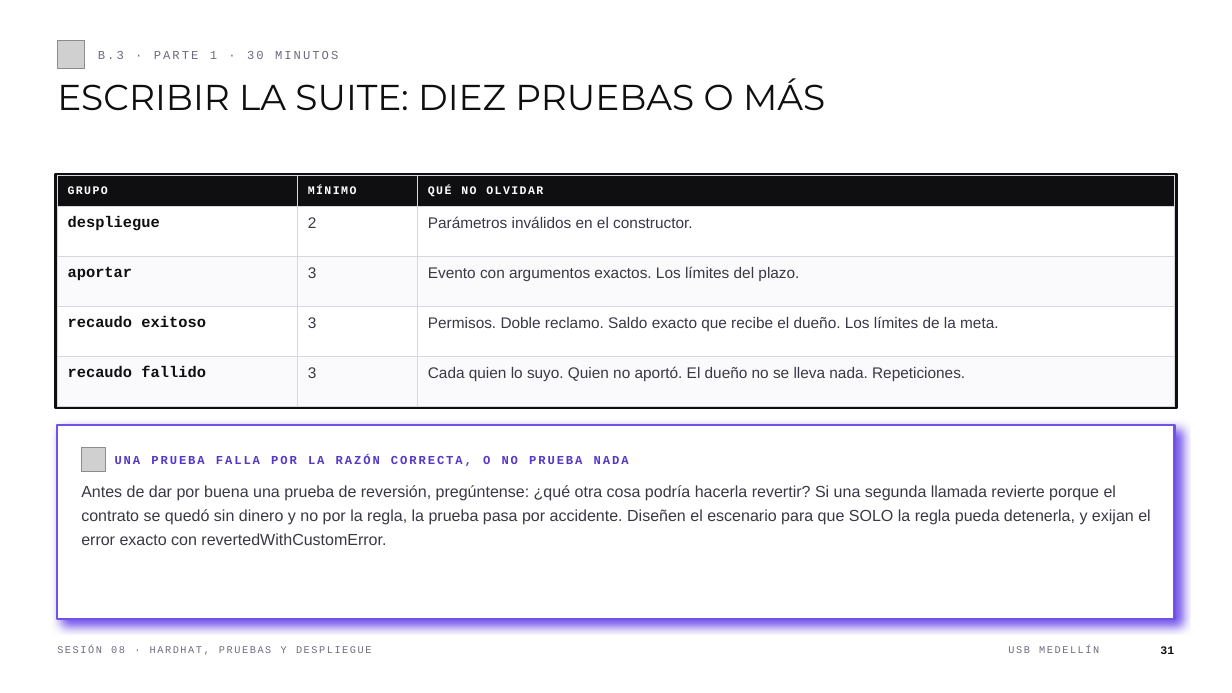
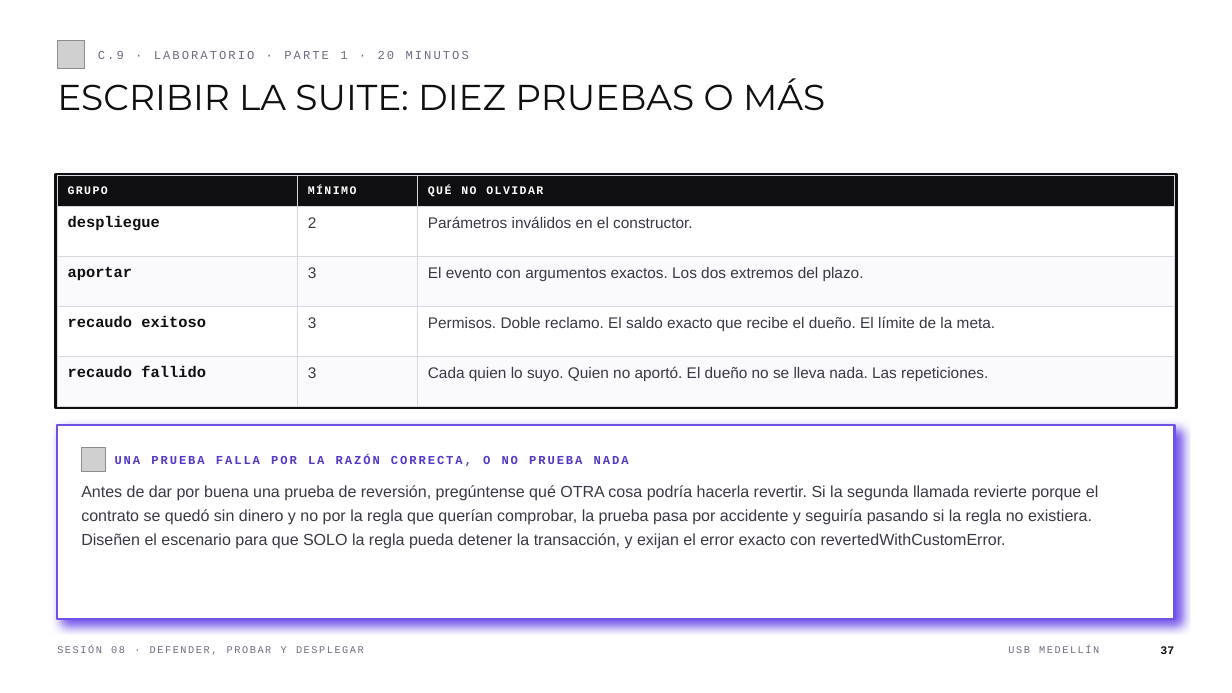
Before and after one commit to andresdapena81/curso-blockchain-web3-usb, a slide deck: slide 37 of material/Sesion-08-Blockchain-Web3.pptx (slide 31 before the commit). Drawn at 1232x693 pixels with LibreOffice and Linux fonts; fonts in the diff are those of the drawing; grey boxes stand for pictures. Boxes give left, top, right and bottom in pixels: in the first picture for what was removed or moved away, otherwise in the second. Text is boxed around its words. In the diff, an @@ line names an element or a change of style, - is before the commit and + after.

```diff
--- a/material/Sesion-08-Blockchain-Web3.pptx
+++ b/material/Sesion-08-Blockchain-Web3.pptx
@@ text at (98, 51, 469, 59): text changed @@
-B.3 · PARTE 1 · 30 MINUTOS
+C.9 · LABORATORIO · PARTE 1 · 20 MINUTOS
@@ table at (57, 176, 1175, 385) @@
-row 3, column 3: Evento con argumentos exactos. Los límites del plazo.
+row 3, column 3: El evento con argumentos exactos. Los dos extremos del plazo.
-row 4, column 3: Permisos. Doble reclamo. Saldo exacto que recibe el dueño. Los límites de la meta.
+row 4, column 3: Permisos. Doble reclamo. El saldo exacto que recibe el dueño. El límite de la meta.
-row 5, column 3: Cada quien lo suyo. Quien no aportó. El dueño no se lleva nada. Repeticiones.
+row 5, column 3: Cada quien lo suyo. Quien no aportó. El dueño no se lleva nada. Las repeticiones.
@@ text at (81, 485, 1098, 548): text changed @@
-Antes de dar por buena una prueba de reversión, pregúntense: ¿qué otra cosa podría hacerla revertir? Si una segunda llamada revierte porque el contrato se quedó sin dinero y no por la regla, la prueba pasa por accidente. Diseñen el escenario para que SOLO la regla pueda detenerla, y exijan el error exacto con revertedWithCustomError.
+Antes de dar por buena una prueba de reversión, pregúntense qué OTRA cosa podría hacerla revertir. Si la segunda llamada revierte porque el contrato se quedó sin dinero y no por la regla que querían comprobar, la prueba pasa por accidente y seguiría pasando si la regla no existiera. Diseñen el escenario para que SOLO la regla pueda detener la transacción, y exijan el error exacto con revertedWithCustomError.
@@ text at (57, 646, 364, 655): text changed @@
-SESIÓN 08 · HARDHAT, PRUEBAS Y DESPLIEGUE
+SESIÓN 08 · DEFENDER, PROBAR Y DESPLEGAR
@@ text at (1160, 646, 1174, 654): text changed @@
-31
+37
```
Also in this commit, not shown: 29 other slides changed, 27 slides added, 13 slides removed, 2 other files.
